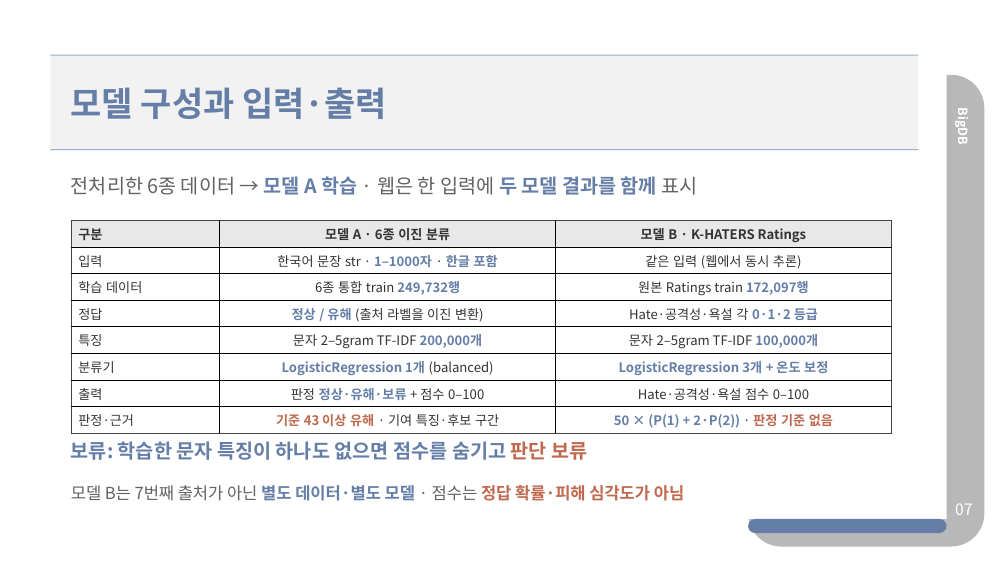
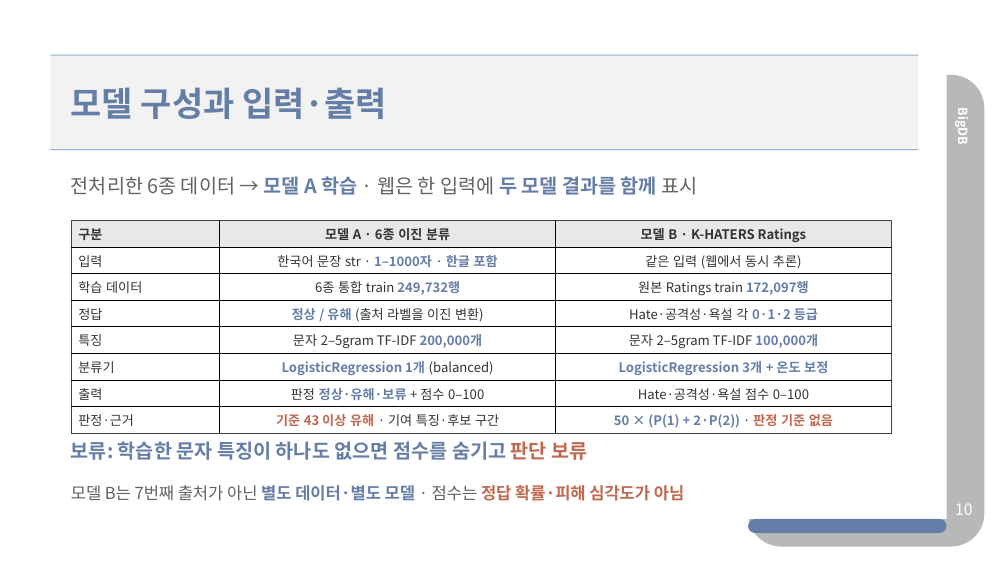
Before and after one commit to sangdelia/3-2-BigDB-Proj., a slide deck: slide 10 of ppts/BigDB 중간발표 - 혐오체인 (조규상,서재철,윤건호).pptx (slide 7 before the commit). Drawn at 1008x567 pixels with LibreOffice and Linux fonts; fonts in the diff are those of the drawing. Boxes give left, top, right and bottom in pixels: in the first picture for what was removed or moved away, otherwise in the second. Text is boxed around its words. In the diff, an @@ line names an element or a change of style, - is before the commit and + after.

```diff
--- a/ppts/BigDB 중간발표 - 혐오체인 (조규상,서재철,윤건호).pptx
+++ b/ppts/BigDB 중간발표 - 혐오체인 (조규상,서재철,윤건호).pptx
@@ text at (955, 503, 972, 515): text changed @@
-07
+10
```
Also in this commit, not shown: 10 other slides changed, 9 slides added, 23 other files.
